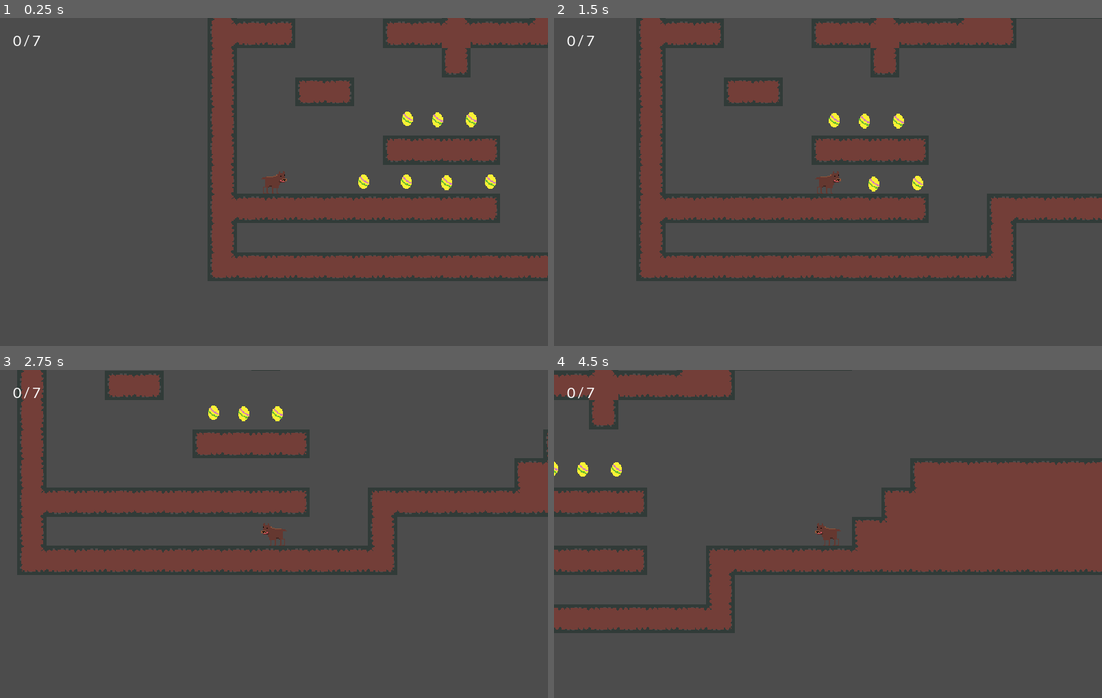
Above: before the commit, frames 1-4 (two rows, left to right).
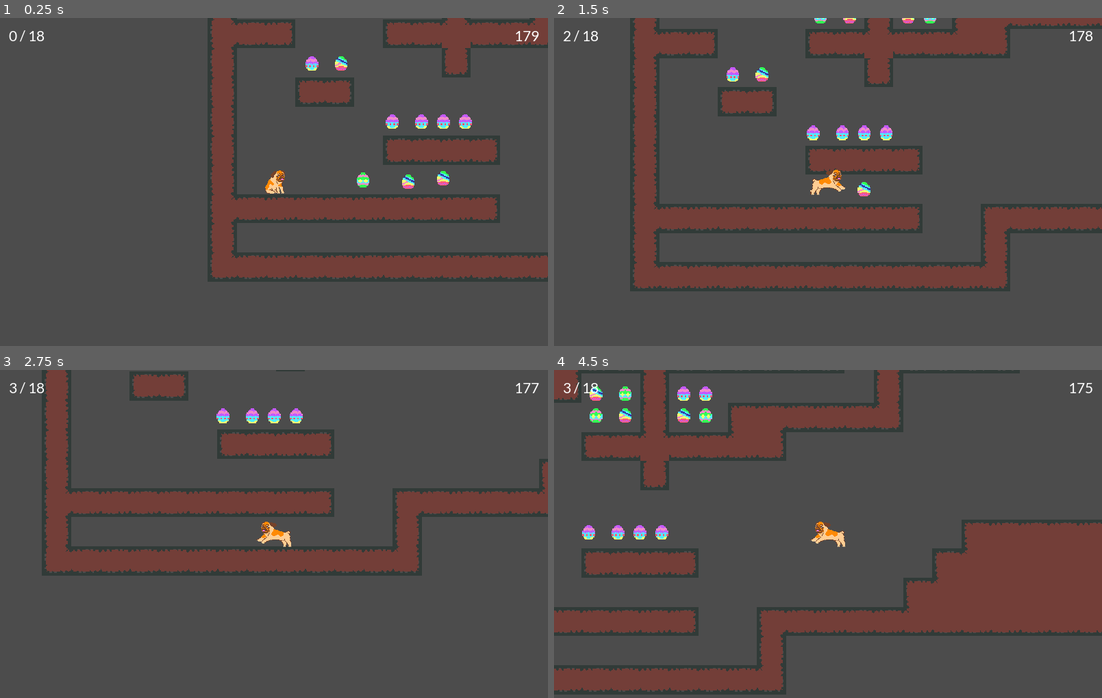
Above: after the commit, the same moments.

Repository: CalebKelly97/Easter-King
Game: Godot game, scene res://MainLevel.tscn
Two runs of this game, one before a commit and one after it. Both use one fixed random seed, a clock stepped at 60 frames per second and the inputs below.
Inputs:
- Up to frame 1 (0.25 s): no input
- Up to frame 2 (1.5 s): hold Right (ui_right) from 0.53 s (still down); tap Space (Jump) at 0.6, 0.77, 1.07, 1.35 s
- Up to frame 3 (2.75 s): tap Space (Jump) at 1.52, 1.82, 2.1 s; release Right (ui_right) at 2.03 s; hold Left (ui_left) from 2.03 s (still down)
- Up to frame 4 (4.5 s): release Left (ui_left) at 2.78 s; hold Right (ui_right) 2.78-4.28 s; tap Space (Jump) at 2.85, 3.02, 3.32, 3.6, 3.77, 4.07, 4.35 s; hold Left (ui_left) from 4.28 s (still down)

The runs differ from the first frame. In frame 1, 2.0% of the frame differs, in the area x 1-100%, y 0-81%; in frame 2, 23%; in frame 3, 12%; in frame 4, 43%, in the area x 0-100%, y 0-99%.

Commit message:
Added the goods

Diff:
--- a/Egg.gd
+++ b/Egg.gd
@@ -5,13 +5,12 @@
 # var a = 2
 # var b = "text"
 var Level
-
+var rand
 
 # Called when the node enters the scene tree for the first time.
 func _ready():
-	Level = get_node("res://MainLevel.tscn")
-	self.connect("Count", Level, "on_Egg_Count")
-
+	rand = rand_range(1, 4)
+	$Sprite.frame = floor(rand)
 # Called every frame. 'delta' is the elapsed time since the previous frame.
 #func _process(delta):
 #	pass
--- a/Egg.tscn
+++ b/Egg.tscn
@@ -1,9 +1,9 @@
 [gd_scene load_steps=8 format=2]
 
-[ext_resource path="res://Sprites/Objects/egg.png" type="Texture" id=1]
+[ext_resource path="res://Sprites/Objects/Easter_Eggs.png" type="Texture" id=1]
 [ext_resource path="res://Egg.gd" type="Script" id=2]
 
-[sub_resource type="Shader" id=2]
+[sub_resource type="Shader" id=1]
 code = "shader_type canvas_item;
 
 void vertex() {
@@ -24,26 +24,27 @@
 }
 "
 
-[sub_resource type="ShaderMaterial" id=5]
-shader = SubResource( 4 )
+[sub_resource type="ShaderMaterial" id=4]
+shader = SubResource( 3 )
 
-[sub_resource type="CircleShape2D" id=1]
+[sub_resource type="CircleShape2D" id=5]
 radius = 8.50665
 
 [node name="Egg" type="Node2D" groups=[
 "Eggs",
 ]]
-material = SubResource( 3 )
+material = SubResource( 2 )
 script = ExtResource( 2 )
 
 [node name="Sprite" type="Sprite" parent="."]
-material = SubResource( 5 )
+material = SubResource( 4 )
 texture = ExtResource( 1 )
+hframes = 3
 
 [node name="Area2D" type="Area2D" parent="."]
 visible = false
 collision_layer = 4
 
 [node name="CollisionShape2D" type="CollisionShape2D" parent="Area2D"]
-shape = SubResource( 1 )
+shape = SubResource( 5 )
 [connection signal="body_entered" from="Area2D" to="." method="_on_Area2D_body_entered"]
--- a/MainLevel.gd
+++ b/MainLevel.gd
@@ -11,19 +11,31 @@
 func _ready():
 	total = get_tree().get_nodes_in_group("Eggs").size();
 	eggsCollected = 0
-	$"Player/Camera2D/Game UI/Score".text = "0 / " + str(total)
+	$CanvasLayer/Score.text = "0 / " + str(total)
 
 # I AM THE COOLOEST
 
 
 
 # Called every frame. 'delta' is the elapsed time since the previous frame.
-#func _process(delta):
-#	pass
+func _process(delta):
+	$CanvasLayer/Timer.text = str(floor($GameTimer.time_left))
+	if eggsCollected == total:
+		get_tree().change_scene("res://MainMenu.tscn")
 
 
 func _on_Egg_Count():
 	print("count")
 	eggsCollected += 1
-	$"Player/Camera2D/Game UI/Score".text = str(eggsCollected) + " / " + str(total)
+	$CanvasLayer/Score.text = str(eggsCollected) + " / " + str(total)
 	pass # Replace with function body.
+
+
+func _on_GameTimer_timeout():
+#	$Player/AnimatedSprite.play("Teleport")
+	$TeleportTimer.start()
+
+
+
+func _on_TeleportTimer_timeout():
+	get_tree().change_scene("res://MainMenu.tscn")
--- a/MainLevel.tscn
+++ b/MainLevel.tscn
@@ -455,6 +455,9 @@
 } ]
 0/z_index = 0
 
+[sub_resource type="DynamicFont" id=50]
+font_data = ExtResource( 4 )
+
 [sub_resource type="DynamicFont" id=49]
 font_data = ExtResource( 4 )
 
@@ -474,45 +477,125 @@
 [node name="Camera2D" type="Camera2D" parent="Player"]
 current = true
 
-[node name="Game UI" type="Control" parent="Player/Camera2D"]
-margin_left = -72.4716
-margin_top = -259.102
-margin_right = -32.4716
-margin_bottom = -219.102
+[node name="Eggs" type="Node2D" parent="."]
+
+[node name="Egg" parent="Eggs" instance=ExtResource( 3 )]
+position = Vector2( 200, 208 )
+
+[node name="Egg2" parent="Eggs" instance=ExtResource( 3 )]
+position = Vector2( 232, 208 )
+
+[node name="Egg3" parent="Eggs" instance=ExtResource( 3 )]
+position = Vector2( 256, 208 )
+
+[node name="Egg4" parent="Eggs" instance=ExtResource( 3 )]
+position = Vector2( 280, 208 )
+
+[node name="Egg8" parent="Eggs" instance=ExtResource( 3 )]
+position = Vector2( 144, 144 )
+
+[node name="Egg9" parent="Eggs" instance=ExtResource( 3 )]
+position = Vector2( 112, 144 )
+
+[node name="Egg10" parent="Eggs" instance=ExtResource( 3 )]
+position = Vector2( 208, 80 )
+
+[node name="Egg12" parent="Eggs" instance=ExtResource( 3 )]
+position = Vector2( 240, 80 )
+
+[node name="Egg13" parent="Eggs" instance=ExtResource( 3 )]
+position = Vector2( 240, 56 )
+
+[node name="Egg15" parent="Eggs" instance=ExtResource( 3 )]
+position = Vector2( 208, 56 )
+
+[node name="Egg16" parent="Eggs" instance=ExtResource( 3 )]
+position = Vector2( 304, 56 )
+
+[node name="Egg17" parent="Eggs" instance=ExtResource( 3 )]
+position = Vector2( 328, 56 )
+
+[node name="Egg18" parent="Eggs" instance=ExtResource( 3 )]
+position = Vector2( 328, 80 )
+
+[node name="Egg19" parent="Eggs" instance=ExtResource( 3 )]
+position = Vector2( 304, 80 )
+
+[node name="Egg20" parent="Eggs" instance=ExtResource( 3 )]
+position = Vector2( 304, 80 )
+
+[node name="Egg5" parent="Eggs" instance=ExtResource( 3 )]
+position = Vector2( 255.744, 270.076 )
+
+[node name="Egg6" parent="Eggs" instance=ExtResource( 3 )]
+position = Vector2( 217.561, 273.916 )
+
+[node name="Egg7" parent="Eggs" instance=ExtResource( 3 )]
+position = Vector2( 168, 272 )
+
+[node name="GameTimer" type="Timer" parent="."]
+wait_time = 180.0
+one_shot = true
+autostart = true
+
+[node name="TeleportTimer" type="Timer" parent="."]
+wait_time = 3.0
+
+[node name="CanvasLayer" type="CanvasLayer" parent="."]
+
+[node name="Timer" type="Label" parent="CanvasLayer"]
+anchor_left = 1.0
+anchor_right = 1.0
+margin_left = -42.0
+margin_top = 10.0
+margin_right = -10.0
+margin_bottom = 43.0
+custom_fonts/font = SubResource( 50 )
+text = "0
+"
+align = 2
 __meta__ = {
 "_edit_use_anchors_": false
 }
 
-[node name="Score" type="Label" parent="Player/Camera2D/Game UI"]
-margin_left = -214.282
-margin_top = 94.0871
-margin_right = -109.282
-margin_bottom = 108.087
+[node name="Score" type="Label" parent="CanvasLayer"]
+margin_left = 10.0
+margin_top = 10.0
+margin_right = 109.0
+margin_bottom = 20.0
 custom_fonts/font = SubResource( 49 )
 text = "This is the score"
 __meta__ = {
 "_edit_use_anchors_": false
 }
 
-[node name="Eggs" type="Node2D" parent="."]
-
-[node name="Egg" parent="Eggs" instance=ExtResource( 3 )]
-position = Vector2( 216.657, 205.232 )
-
-[node name="Egg2" parent="Eggs" instance=ExtResource( 3 )]
-position = Vector2( 249.657, 206.232 )
-
-[node name="Egg3" parent="Eggs" instance=ExtResource( 3 )]
-position = Vector2( 286.657, 206.232 )
-
-[node name="Egg4" parent="Eggs" instance=ExtResource( 3 )]
-position = Vector2( 307.657, 274.232 )
-
-[node name="Egg5" parent="Eggs" instance=ExtResource( 3 )]
-position = Vector2( 259.657, 275.232 )
-
-[node name="Egg6" parent="Eggs" instance=ExtResource( 3 )]
-position = Vector2( 215.657, 274.232 )
-
-[node name="Egg7" parent="Eggs" instance=ExtResource( 3 )]
-position = Vector2( 168.657, 274.232 )
+[node name="GameUI" type="Control" parent="CanvasLayer"]
+anchor_right = 1.0
+anchor_bottom = 1.0
+margin_left = -240.0
+margin_top = 120.0
+margin_right = -240.0
+margin_bottom = 120.0
+__meta__ = {
+"_edit_use_anchors_": false
+}
+[connection signal="Count" from="Eggs/Egg" to="." method="_on_Egg_Count"]
+[connection signal="Count" from="Eggs/Egg2" to="." method="_on_Egg_Count"]
+[connection signal="Count" from="Eggs/Egg3" to="." method="_on_Egg_Count"]
+[connection signal="Count" from="Eggs/Egg4" to="." method="_on_Egg_Count"]
+[connection signal="Count" from="Eggs/Egg8" to="." method="_on_Egg_Count"]
+[connection signal="Count" from="Eggs/Egg9" to="." method="_on_Egg_Count"]
+[connection signal="Count" from="Eggs/Egg10" to="." method="_on_Egg_Count"]
+[connection signal="Count" from="Eggs/Egg12" to="." method="_on_Egg_Count"]
+[connection signal="Count" from="Eggs/Egg13" to="." method="_on_Egg_Count"]
+[connection signal="Count" from="Eggs/Egg15" to="." method="_on_Egg_Count"]
+[connection signal="Count" from="Eggs/Egg16" to="." method="_on_Egg_Count"]
+[connection signal="Count" from="Eggs/Egg17" to="." method="_on_Egg_Count"]
+[connection signal="Count" from="Eggs/Egg18" to="." method="_on_Egg_Count"]
+[connection signal="Count" from="Eggs/Egg19" to="." method="_on_Egg_Count"]
+[connection signal="Count" from="Eggs/Egg20" to="." method="_on_Egg_Count"]
+[connection signal="Count" from="Eggs/Egg5" to="." method="_on_Egg_Count"]
+[connection signal="Count" from="Eggs/Egg6" to="." method="_on_Egg_Count"]
+[connection signal="Count" from="Eggs/Egg7" to="." method="_on_Egg_Count"]
+[connection signal="timeout" from="GameTimer" to="." method="_on_GameTimer_timeout"]
+[connection signal="timeout" from="TeleportTimer" to="." method="_on_TeleportTimer_timeout"]
--- /dev/null
+++ b/MainMenu.tscn
@@ -0,0 +1,25 @@
+[gd_scene load_steps=3 format=2]
+
+[ext_resource path="res://Font/Lato/Lato-Regular.ttf" type="DynamicFontData" id=1]
+
+[sub_resource type="DynamicFont" id=1]
+font_data = ExtResource( 1 )
+
+[node name="MainMenu" type="Node2D"]
+
+[node name="CanvasLayer" type="CanvasLayer" parent="."]
+
+[node name="Label" type="Label" parent="CanvasLayer"]
+anchor_left = 0.5
+anchor_top = 0.5
+anchor_right = 0.5
+anchor_bottom = 0.5
+margin_left = -20.0
+margin_top = -7.0
+margin_right = 20.0
+margin_bottom = 7.0
+custom_fonts/font = SubResource( 1 )
+text = "You did it wow"
+__meta__ = {
+"_edit_use_anchors_": false
+}
--- a/Player.gd
+++ b/Player.gd
@@ -11,18 +11,18 @@
 var motion = Vector2.ZERO
 
 onready var sprite = $Sprite
-onready var animationPlayer = $AnimationPlayer
+onready var animationPlayer = $AnimatedSprite
 
 func _physics_process(delta):
 	var x_input = Input.get_action_strength("ui_right") - Input.get_action_strength("ui_left")
 
 	if x_input != 0:
-#		animationPlayer.play("Run")
+		animationPlayer.play("Run")
 		motion.x += x_input * ACCELERATION * delta * TARGET_FPS
 		motion.x = clamp(motion.x, -MAX_SPEED, MAX_SPEED)
-		sprite.flip_h = x_input < 0
-#	else:
-#		animationPlayer.play("Stand")
+		animationPlayer.flip_h = x_input < 0
+	else:
+		animationPlayer.play("Stand")
 
 	motion.y += GRAVITY * delta * TARGET_FPS
 
@@ -32,8 +32,8 @@
 
 		if Input.is_action_just_pressed("Jump"):
 			motion.y = -JUMP_FORCE
-#	else:
-#		animationPlayer.play("Jump")
+	else:
+		animationPlayer.play("Jump")
 
 		if Input.is_action_just_released("ui_up") and motion.y < -JUMP_FORCE/2:
 			motion.y = -JUMP_FORCE/2
--- a/Player.tscn
+++ b/Player.tscn
@@ -1,19 +1,52 @@
-[gd_scene load_steps=4 format=2]
+[gd_scene load_steps=11 format=2]
 
 [ext_resource path="res://Sprites/PLayer/dog.png" type="Texture" id=1]
 [ext_resource path="res://Player.gd" type="Script" id=2]
+[ext_resource path="res://Sprites/PLayer/easter_king_running3.png" type="Texture" id=3]
+[ext_resource path="res://Sprites/PLayer/Easter_King_Idle_Sprite2.png" type="Texture" id=4]
+[ext_resource path="res://Sprites/PLayer/Easter_King_Idle_Sprite1.png" type="Texture" id=5]
+[ext_resource path="res://Sprites/PLayer/easter_king_running2.png" type="Texture" id=6]
+[ext_resource path="res://Sprites/PLayer/easter_king_running4.png" type="Texture" id=7]
+[ext_resource path="res://Sprites/PLayer/easter_king_running1.png" type="Texture" id=8]
 
-[sub_resource type="CapsuleShape2D" id=1]
-radius = 12.9016
-height = 5.98614
+[sub_resource type="CapsuleShape2D" id=3]
+radius = 8.12047
+height = 10.8444
+
+[sub_resource type="SpriteFrames" id=2]
+animations = [ {
+"frames": [ ExtResource( 6 ) ],
+"loop": true,
+"name": "Jump",
+"speed": 5.0
+}, {
+"frames": [ ExtResource( 5 ), ExtResource( 4 ) ],
+"loop": true,
+"name": "Stand",
+"speed": 2.0
+}, {
+"frames": [ ExtResource( 8 ), ExtResource( 6 ), ExtResource( 3 ), ExtResource( 7 ) ],
+"loop": true,
+"name": "Run",
+"speed": 5.0
+} ]
 
 [node name="Player" type="KinematicBody2D"]
 collision_mask = 6
 script = ExtResource( 2 )
 
 [node name="CollisionShape2D" type="CollisionShape2D" parent="."]
+position = Vector2( 1.26224, 5.20671 )
 rotation = 1.5708
-shape = SubResource( 1 )
+shape = SubResource( 3 )
 
 [node name="Sprite" type="Sprite" parent="."]
+visible = false
 texture = ExtResource( 1 )
+
+[node name="AnimatedSprite" type="AnimatedSprite" parent="."]
+scale = Vector2( 0.75, 0.75 )
+frames = SubResource( 2 )
+animation = "Run"
+frame = 2
+playing = true
Not shown: 1 places in Egg.tscn that only renumber resources
Not shown: 1 places in MainLevel.tscn that only renumber resources
Binary file added: Sprites/Objects/Easter_Eggs.png
Not shown, added: Sprites/Objects/Easter_Eggs.png.import
Binary file added: Sprites/PLayer/Easter_King_Idle_Sprite.png
Not shown, added: Sprites/PLayer/Easter_King_Idle_Sprite.png.import
Binary file added: Sprites/PLayer/Easter_King_Idle_Sprite1.png
Not shown, added: Sprites/PLayer/Easter_King_Idle_Sprite1.png.import
Binary file added: Sprites/PLayer/Easter_King_Idle_Sprite2.png
Not shown, added: Sprites/PLayer/Easter_King_Idle_Sprite2.png.import
Binary file added: Sprites/PLayer/Easter_King_Idle_Sprite3.png
Not shown, added: Sprites/PLayer/Easter_King_Idle_Sprite3.png.import
(and 11 more such lines)
